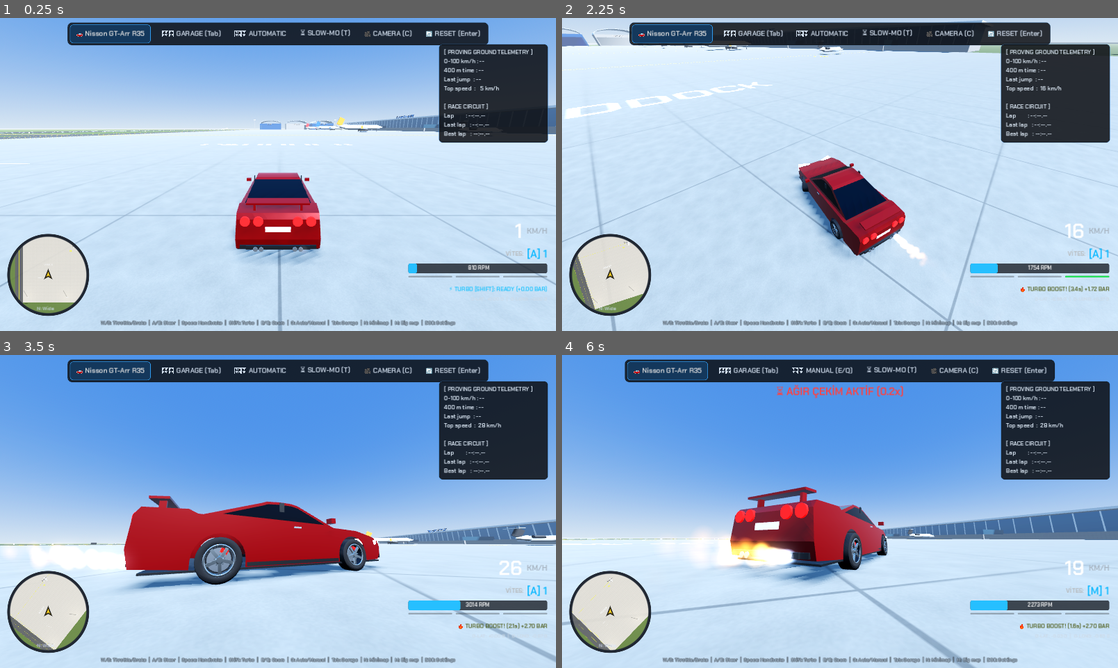
Above: before the commit, frames 1-4 (two rows, left to right).
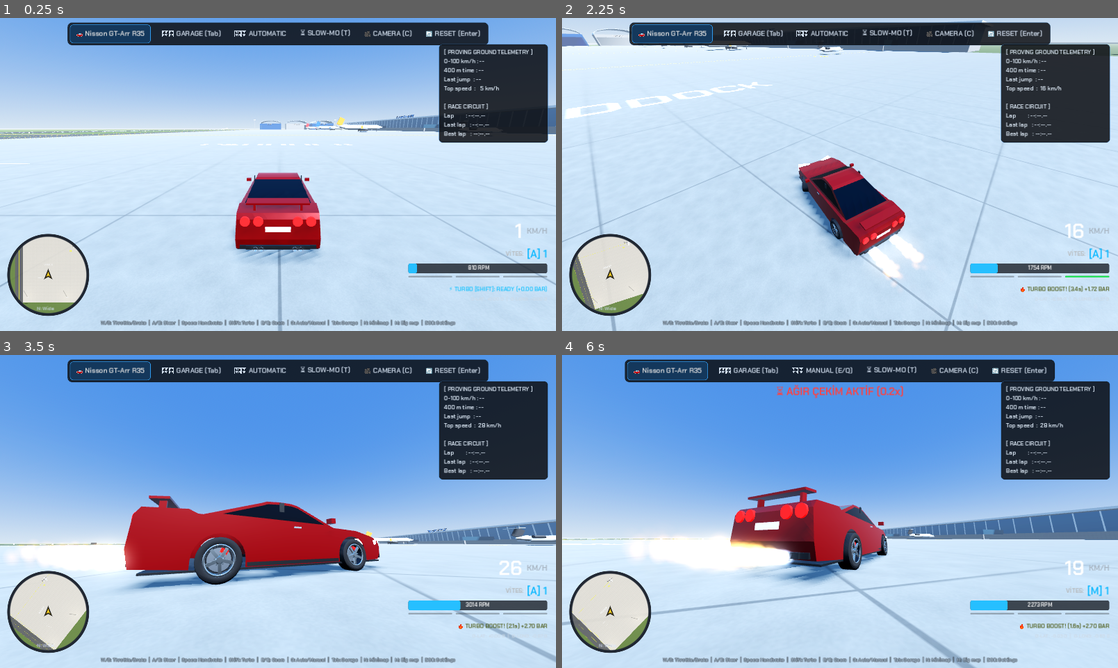
Above: after the commit, the same moments.

Repository: Pigasor/gearshift-proving-grounds
Game: Godot game, scene res://scenes/main.tscn
The game is run twice, just before and just after one commit, with the same random seed, the same clock (stepped at 60 frames per second) and the same inputs.
Inputs (mouse positions are in pixels of both pictures, inside the frame that each line leads up to):
- Up to frame 1 (0.25 s): no input
- Up to frame 2 (2.25 s): tap Enter (reset_car) at 0.5 s; move the mouse to (962, 158) at 0.52 s; hold D (steer_right) 0.53-1.25 s; hold W (throttle) 0.53-1.25 s; click (962, 158) at 0.67 s; drag from (728, 190) to (812, 237) at 1.27 s; move the mouse to (895, 105) at 2.02 s; hold D (steer_right) from 2.03 s (still down); hold W (throttle) from 2.03 s (still down); tap Shift (clutch) at 2.1 s
- Up to frame 3 (3.5 s): release D (steer_right) at 2.75 s; release W (throttle) at 2.75 s; drag from (250, 574) to (111, 464) at 2.77 s
- Up to frame 4 (6 s): move the mouse to (1006, 558) at 3.52 s; hold A (steer_left) 3.53-4.25 s; hold T (slow_mo) 3.53-4.25 s; tap W (throttle) at 3.8, 5.3 s; drag from (673, 464) to (756, 433) at 4.27 s; move the mouse to (867, 511) at 5.02 s; hold S (brake) 5.03-5.75 s; hold G (toggle_transmission) 5.03-5.75 s; click (867, 511) at 5.17 s; drag from (756, 433) to (728, 527) at 5.77 s

The runs differ from the first frame. In frame 1, less than 0.1% of the frame differs, in the area x 45-56%, y 73-77%; in frame 2, 0.6%; in frame 3, 0.2%; in frame 4, 1.1%, in the area x 12-43%, y 57-70%.

Commit message:
Egzoz dumani her hizda surekli, tum modellere egzoz borulari, yuksek devir vites patlamasi (alev + ses)
Co-Authored-By: Claude Opus 5.5 <noreply@anthropic.com>

Diff:
--- a/scripts/audio_synth.gd
+++ b/scripts/audio_synth.gd
@@ -34,6 +34,11 @@
 var _bov_lp2: float = 0.0
 var _bov_t: float = 0.0
 var _burble_lp: float = 0.0
+# Upshift backfire bang (the car bumps backfire_count)
+var _last_backfire: int = 0
+var _bang_env: float = 0.0
+var _bang_lp: float = 0.0
+var _bang_ph: float = 0.0
 var _skid_gain: float = 0.0
 var _skid_lp1: float = 0.0
 var _skid_lp2: float = 0.0
@@ -132,6 +137,10 @@
 		_pop_timer = 0.07 # Rapid pop bursts
 	if _pop_timer > 0.0:
 		_pop_timer -= delta
+	var bf: int = int(vehicle.get("backfire_count")) if vehicle.get("backfire_count") != null else 0
+	if bf != _last_backfire:
+		_last_backfire = bf
+		_bang_env = 1.0
 
 	_fill_audio_buffer()
 
@@ -278,6 +287,13 @@
 		if limiter:
 			engine_sample *= randf_range(0.0, 1.2) if _pop_timer > 0.02 else 0.0
 
+		# Backfire: sharp noise crack over a low thump, ~30 ms
+		if _bang_env > 0.001:
+			_bang_lp += (noise - _bang_lp) * 0.35
+			_bang_ph = fmod(_bang_ph + 75.0 * TAU / sample_rate, TAU)
+			engine_sample += (_bang_lp * 0.9 + sin(_bang_ph) * 0.6) * _bang_env * 0.55
+			_bang_env *= 0.9993
+
 		# Turbo whistle: gain and pitch glide smoothly (~60 ms), never clicking on or off
 		_turbo_gain += (_turbo_gain_target - _turbo_gain) * 0.0004
 		_turbo_freq_s += (_turbo_freq_target - _turbo_freq_s) * 0.0002
--- a/scripts/body_builder.gd
+++ b/scripts/body_builder.gd
@@ -9,6 +9,7 @@
 
 var _parent: Node3D
 var _brake_mats: Array[StandardMaterial3D] = []
+var exhausts: Array[Vector3] = [] # tailpipe tips drawn on this body (the car puts its smoke there)
 
 # Silhouette: lengths are fractions of the car length from the front bumper, heights in metres
 # above the ground. hood = bumper -> windscreen base, ws = windscreen run, roof = flat roof run,
@@ -74,6 +75,7 @@
 func build(parent: Node3D, b: Dictionary, ground_y: float, tire_r: float) -> Array[StandardMaterial3D]:
 	_parent = parent
 	_brake_mats.clear()
+	exhausts.clear()
 	s = STYLES.get(str(b.get("style", "accent")), STYLES["accent"])
 	L = float(b["length"])
 	W = float(b["width"])
@@ -179,6 +181,8 @@
 		"supra": _details_supra(nose_h, deck_h)
 		"challenger": _details_challenger(nose_h, deck_h)
 		"chiron": _details_chiron(nose_h, deck_h)
+	if exhausts.is_empty(): # models without their own tips: one pipe under the left of the bumper
+		_pipe(Vector3(-hw * 0.55, g + 0.26, zr - 0.02), 0.032)
 	_spoiler(str(s["spoiler"]), deck_h)
 	return _brake_mats
 
@@ -309,6 +313,8 @@
 		_rear(sd * (rw - 0.30), deck_h - 0.09, Vector3(0.48, 0.06, 0.04), tail)
 		_box(Vector3(sd * (rw - 0.06), g + deck_h - 0.22, zr + 0.06), Vector3(0.10, 0.26, 0.10), tail, Vector3(0, sd * 25, 0))
 	_rear(0, 0.32, Vector3(_rw(0.3) * 1.6, 0.10, 0.04), black) # diffuser
+	for sd in [-1.0, 1.0]:
+		_pipe(Vector3(sd * hw * 0.6, g + 0.24, zr - 0.02), 0.04) # 1.5 Turbo: twin tips
 	_plates(0.28, deck_h - 0.30)
 
 func _details_megane(nose_h: float, deck_h: float) -> void:
@@ -393,6 +399,7 @@
 	_rear(0, deck_h - 0.12, Vector3(_rw(deck_h) * 1.92, 0.05, 0.04), tail)
 	_rear(0, 0.34, Vector3(_rw(0.3) * 1.7, 0.18, 0.06), black)
 	_box(Vector3(0, g + 0.50, zr + 0.02), Vector3(0.80, 0.14, 0.05), black)
+	_pipe(Vector3(0, g + 0.50, zr - 0.01), 0.07) # the big centre pipe
 	_plates(0.24, 0.62)
 
 func rw_span(margin: float) -> float:
@@ -521,8 +528,39 @@
 	mi.rotation_degrees = Vector3(90, 0, 0)
 	_parent.add_child(mi)
 
-func _cyl_back(c: Vector3, r: float, mat: Material) -> void:
-	_ring(c, r, mat)
+func _cyl_back(c: Vector3, r: float, _mat: Material) -> void:
+	_pipe(c, r)
+
+# Exhaust tip pointing backwards: an open chrome tube (seen from inside too) with a dark, recessed
+# inside, so it reads as a real pipe instead of a solid chrome disc.
+func _pipe(c: Vector3, r: float) -> void:
+	var tube := CylinderMesh.new()
+	tube.top_radius = r
+	tube.bottom_radius = r
+	tube.height = 0.16
+	tube.radial_segments = 20
+	tube.cap_top = false
+	tube.cap_bottom = false
+	var pipe_mat: StandardMaterial3D = chrome.duplicate()
+	pipe_mat.cull_mode = BaseMaterial3D.CULL_DISABLED
+	var mi := MeshInstance3D.new()
+	mi.mesh = tube
+	mi.material_override = pipe_mat
+	mi.position = c + Vector3(0, 0, 0.06) # sticks out ~2 cm, the rest hides in the bumper
+	mi.rotation_degrees = Vector3(90, 0, 0)
+	_parent.add_child(mi)
+	var soot := CylinderMesh.new()
+	soot.top_radius = r * 0.9
+	soot.bottom_radius = r * 0.9
+	soot.height = 0.01
+	soot.radial_segments = 20
+	var inner := MeshInstance3D.new()
+	inner.mesh = soot
+	inner.material_override = black
+	inner.position = c + Vector3(0, 0, 0.05)
+	inner.rotation_degrees = Vector3(90, 0, 0)
+	_parent.add_child(inner)
+	exhausts.append(c)
 
 func _mesh(m: Mesh, mat: Material) -> void:
 	var mi := MeshInstance3D.new()
--- a/scripts/exhaust_smoke.gd
+++ b/scripts/exhaust_smoke.gd
@@ -1,17 +1,23 @@
 class_name ExhaustSmoke
 extends CPUParticles3D
-# Exhaust smoke from the tailpipe: a faint haze at idle that thickens with revs and throttle.
-# Diesels puff darker soot under load. Particles live in world space, so they trail behind; the
-# smoke fades out with speed (the airflow disperses it) - at speed separate puffs would look dotted.
-# Turbo boost (Shift) shoots a flame out of the pipe.
+# Exhaust smoke from one tailpipe: a faint haze at idle that thickens with revs and throttle;
+# diesels puff darker soot under load. Particles live in world space but start with most of the
+# car's speed (the wake drags the gas along) and are spread over the distance the car covered
+# since the last frame, so the plume stays continuous at any speed instead of a row of dots.
+# Turbo boost (Shift) and upshift backfires shoot a flame out of the pipe.
 
 var vehicle: Node
 var flame: CPUParticles3D
+var pipe_pos: Vector3 # tip of the pipe (car-local)
+var pipe_dir: Vector3 = Vector3(0.0, 0.15, -1.0) # out of the pipe (car forward is +Z)
+var share: float = 1.0 # 1 / number of pipes on the car
+var _pop_t: float = 0.0
 
 func _ready() -> void:
 	cast_shadow = GeometryInstance3D.SHADOW_CASTING_SETTING_OFF # alpha-blended puffs would cast solid black discs
 	preprocess = 1.3 # run one lifetime up front: never-emitted particle slots render as black discs (Godot 4.3)
-	amount = 150
+	amount = maxi(int(160.0 * share), 60)
+	emission_shape = CPUParticles3D.EMISSION_SHAPE_BOX
 	lifetime = 1.3
 	local_coords = false
 	direction = Vector3(0.0, 0.15, -1.0) # out of the pipe, backwards (car forward is +Z)
@@ -22,6 +28,7 @@
 	scale_amount_min = 0.7
 	scale_amount_max = 1.1
 	var grow := Curve.new()
+	grow.max_value = 2.0
 	grow.add_point(Vector2(0.0, 0.25))
 	grow.add_point(Vector2(1.0, 1.8))
 	scale_amount_curve = grow
@@ -50,6 +57,7 @@
 	quad.material = mat
 	mesh = quad
 	_make_flame(tex)
+	restart() # applies the preprocess now that every setting is in place
 
 func _make_flame(tex: Texture2D) -> void:
 	flame = CPUParticles3D.new()
@@ -89,23 +97,45 @@
 	flame.mesh = quad
 	add_child(flame)
 
-func _process(_delta: float) -> void:
+# Backfire: a short bang of flame (upshift at high revs)
+func backfire() -> void:
+	_pop_t = 0.09
+
+func _process(delta: float) -> void:
 	if vehicle == null:
 		return
+	var body := vehicle as RigidBody3D
 	var idle: float = float(vehicle.get("idle_rpm"))
 	var lim: float = maxf(float(vehicle.get("limiter_rpm")), idle + 1.0)
 	var revs: float = clampf((float(vehicle.get("current_rpm")) - idle) / (lim - idle), 0.0, 1.0)
 	var thr: float = float(vehicle.get("pedal_throttle"))
 	var load: float = clampf(revs * 0.6 + thr * revs * 0.6, 0.0, 1.0)
-	var kmh: float = (vehicle as RigidBody3D).linear_velocity.length() * 3.6
-	var wind: float = clampf(1.0 - (kmh - 15.0) / 35.0, 0.0, 1.0) # gone above ~50 km/h
-	flame.emitting = bool(vehicle.get("turbo_boost_active"))
-	flame.visible = flame.emitting # never-emitted CPU particles render as a black square
-	flame.direction = direction
-	initial_velocity_min = 1.2 + 4.0 * revs
-	initial_velocity_max = 2.0 + 6.0 * revs
+	var fwd_v: float = body.linear_velocity.dot(body.global_transform.basis.z)
+	var spd: float = absf(fwd_v)
+	# gas leaves the pipe and is carried along by the wake (85% of the car's speed), then slows
+	var v: Vector3 = pipe_dir.normalized() * (1.2 + 4.0 * revs) + Vector3(0.0, 0.0, fwd_v * 0.85)
+	direction = v.normalized() if v.length() > 0.01 else pipe_dir
+	initial_velocity_min = v.length() * 0.92
+	initial_velocity_max = v.length() * 1.08
+	spread = lerpf(14.0, 2.0, clampf(spd / 15.0, 0.0, 1.0))
+	damping_min = maxf(1.5, spd * 1.0)
+	damping_max = maxf(2.5, spd * 1.6)
+	# this frame's puffs fill the stretch the pipe moved through since the last frame
+	var half: float = maxf(spd * delta * 0.5, 0.005)
+	emission_box_extents = Vector3(0.01, 0.01, half)
+	position = pipe_pos - Vector3(0.0, 0.0, half * signf(fwd_v))
+	var wind: float = lerpf(1.0, 0.5, clampf((spd * 3.6 - 20.0) / 80.0, 0.0, 1.0)) # thins out with speed
 	if str(vehicle.get("engine_fuel")) == "dizel":
 		var c: float = lerpf(0.55, 0.16, thr)
 		color = Color(c, c, c, (0.05 + 0.3 * thr * (0.4 + revs)) * wind)
 	else:
-		color = Color(0.86, 0.86, 0.88, (0.012 + 0.2 * load) * wind) # more, fainter puffs: a smooth plume
+		color = Color(0.86, 0.86, 0.88, (0.012 + 0.2 * load) * wind) # many faint puffs: a smooth plume
+
+	_pop_t -= delta
+	var popping: bool = _pop_t > 0.0
+	flame.emitting = bool(vehicle.get("turbo_boost_active")) or popping
+	flame.visible = flame.emitting # never-emitted CPU particles render as a black square
+	flame.position = pipe_pos - position # the flame sits on the pipe itself
+	flame.direction = pipe_dir
+	flame.scale_amount_min = 1.6 if popping else 0.8
+	flame.scale_amount_max = 2.2 if popping else 1.2
--- a/scripts/vehicle_controller.gd
+++ b/scripts/vehicle_controller.gd
@@ -13,7 +13,9 @@
 # Hood / bumper camera spots (local), set from the procedural body; ZERO = use the default spot
 var cam_hood: Vector3 = Vector3.ZERO
 var cam_bumper: Vector3 = Vector3.ZERO
-var exhaust_smoke: ExhaustSmoke
+var exhaust_smokes: Array[ExhaustSmoke] = [] # one per tailpipe
+var performance_car: bool = false # sport / muscle / hyper / race: pops and bangs on hard upshifts
+var backfire_count: int = 0 # bumped on every backfire; the audio plays a bang when it changes
 # Rotational inertia (kg*m^2): one wheel+tyre, and the engine's flywheel/crank
 var front_lateral_bias: float = 1.13
 # Pedal positions 0..1 as the driver presses them (HUD), and the tail-light materials
@@ -200,9 +202,6 @@
 	linear_damp = 0.0
 	angular_damp = 3.2
 	continuous_cd = true # fast drops/crashes must not pass through the ground
-	exhaust_smoke = ExhaustSmoke.new()
-	exhaust_smoke.vehicle = self
-	add_child(exhaust_smoke)
 	apply_car(current_vehicle_type, 0)
 
 # Realistic wheel inside each RollNode (axle = X): open tyre tread + rounded sidewalls, chrome rim
@@ -385,7 +384,8 @@
 	var en: Dictionary = CarDatabase.engine(index, engine_index)
 	cam_hood = Vector3.ZERO
 	cam_bumper = Vector3.ZERO
-	_place_exhaust(Vector3(-0.55, -0.05, -2.4), false) # legacy trophy truck; bodies / monster override
+	_place_exhausts([Vector3(-0.55, -0.05, -2.4)], false) # legacy trophy truck; bodies / monster override
+	performance_car = str(c["class"]) in ["Sport", "Muscle", "Hyper", "Off-Road"]
 	if c.has("legacy"):
 		apply_vehicle_preset(int(c["legacy"]))
 		_apply_engine(en)
@@ -519,15 +519,22 @@
 	# on the hood just ahead of the windscreen, and just ahead of the nose
 	cam_hood = Vector3(0.0, builder.g + float(builder.s["cowl"]) + 0.2, builder.cowl_z + 0.3)
 	cam_bumper = Vector3(0.0, builder.g + 0.5, builder.zf + 0.1)
-	var centre: bool = str(b.get("style", "")) == "chiron" # one big centre exhaust
-	_place_exhaust(Vector3(0.0 if centre else -builder.hw * 0.55, builder.g + (0.45 if centre else 0.28), builder.zr - 0.02), false)
-
-# Tailpipe position (local); up = vertical stacks blowing upwards
-func _place_exhaust(pos: Vector3, up: bool) -> void:
-	if exhaust_smoke == null:
-		return
-	exhaust_smoke.position = pos
-	exhaust_smoke.direction = Vector3(0.0, 1.0, -0.15) if up else Vector3(0.0, 0.15, -1.0)
+	_place_exhausts(builder.exhausts, false)
+
+# Smoke emitter on every tailpipe tip (local); up = vertical stacks blowing upwards
+func _place_exhausts(tips: Array, up: bool) -> void:
+	for e in exhaust_smokes:
+		e.queue_free()
+	exhaust_smokes.clear()
+	for p in tips:
+		var e := ExhaustSmoke.new()
+		e.vehicle = self
+		e.pipe_pos = p
+		e.position = p
+		e.pipe_dir = Vector3(0.0, 1.0, -0.15) if up else Vector3(0.0, 0.15, -1.0)
+		e.share = 1.0 / float(tips.size())
+		add_child(e)
+		exhaust_smokes.append(e)
 
 # Wheels used to have no collision of their own (raycast suspension), so they sank into walls and
 # platform edges. A cylinder per wheel (a bit smaller than the tyre, at the fully compressed
@@ -691,7 +698,7 @@
 			tire_grip_factor = 1.05
 			tire_radius = 0.83
 			_build_real_car_model("MONSTER_TRUCK")
-			_place_exhaust(Vector3(-0.75, 2.2, -1.12), true) # chrome stacks behind the cab
+			_place_exhausts([Vector3(-0.75, 2.2, -1.12), Vector3(0.75, 2.2, -1.12)], true) # chrome stacks behind the cab
 
 	_apply_body_geometry(type)
 
@@ -1720,6 +1727,11 @@
 
 func shift_up() -> void:
 	if current_gear < gear_ratios.size() - 1 and not _is_shifting:
+		# hard upshift on a performance car: the ignition cut lights unburnt fuel in the exhaust
+		if performance_car and current_gear >= 2 and current_rpm > limiter_rpm * 0.8 and _throttle_input > 0.6 and randf() < 0.6:
+			backfire_count += 1
+			for e in exhaust_smokes:
+				e.backfire()
 		_target_gear = current_gear + 1
 		_start_shift()
 
